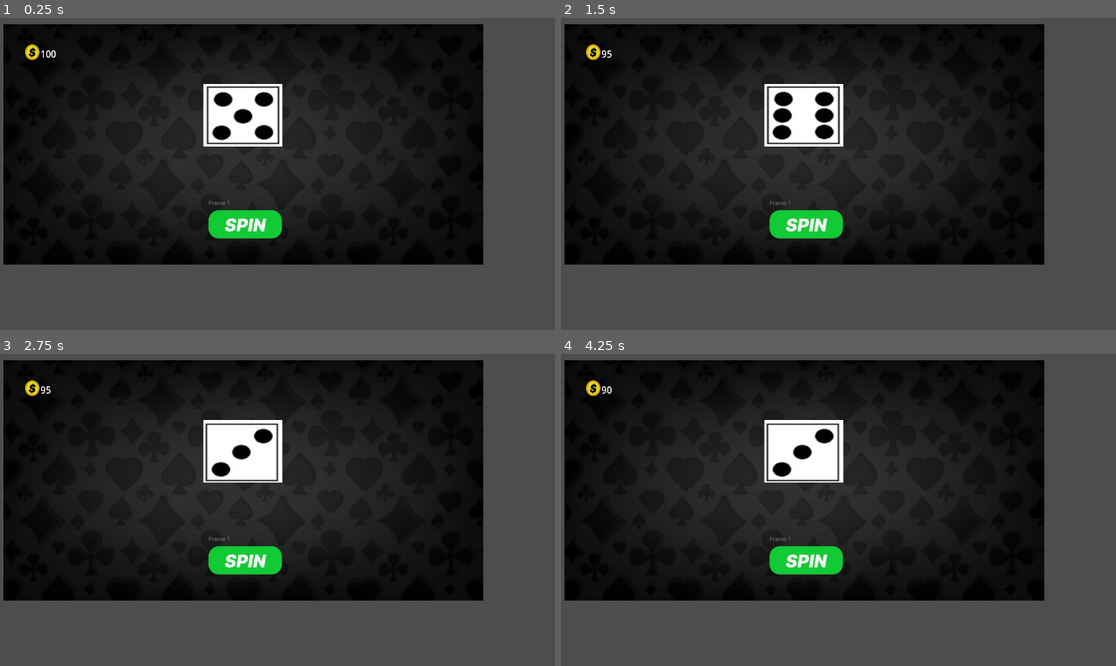
Above: before the commit, frames 1-4 (two rows, left to right).
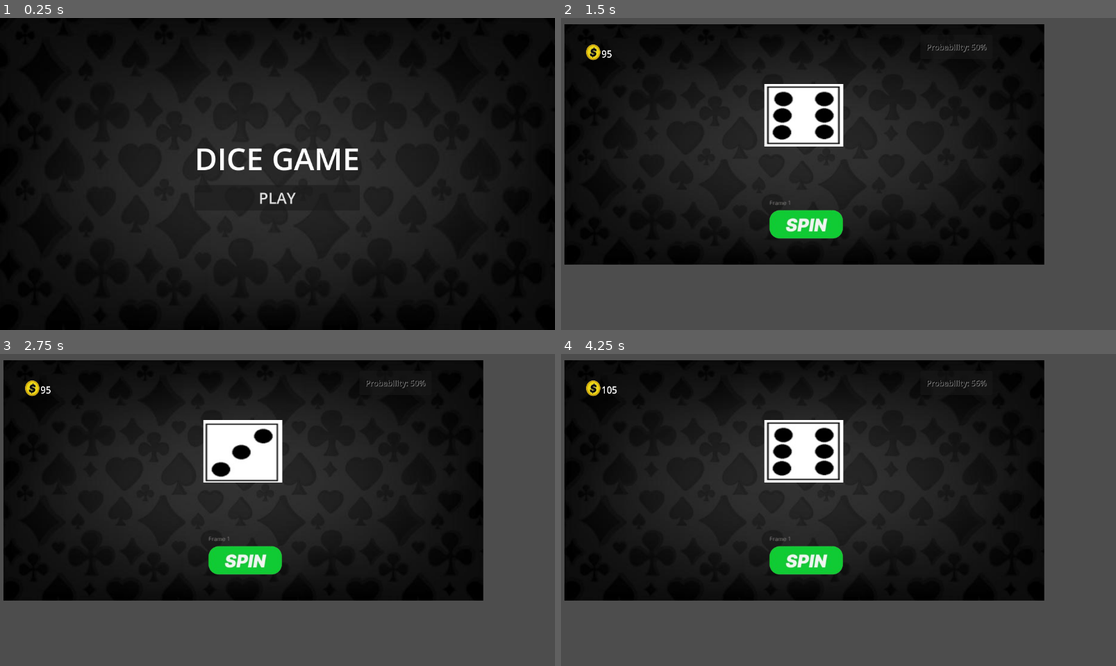
Above: after the commit, the same moments.

Repository: dredcake/diceee
Game: Godot game, scene res://homepage.tscn
Two runs of this game, one before a commit and one after it. Both use one fixed random seed, a clock stepped at 60 frames per second and the inputs below. Before the commit the project starts from res://dice_roll.tscn.
Inputs (mouse positions are in pixels of both pictures, inside the frame that each line leads up to):
- Up to frame 1 (0.25 s): no input
- Up to frame 2 (1.5 s): click (799, 205) at 0.52 s; click (799, 205) at 1.27 s
- Up to frame 3 (2.75 s): no input
- Up to frame 4 (4.25 s): click (799, 541) at 2.77 s; click (799, 541) at 3.52 s

The runs differ from the first frame. In frame 1, 41% of the frame differs, in the area x 0-100%, y 0-100%; in frame 2, 0.1%; in frame 3, 0.1%; in frame 4, 1.4%.

Commit message:
added probablity and home screen

Diff:
--- a/dice_roll.tscn
+++ b/dice_roll.tscn
@@ -93,4 +93,32 @@
 offset_bottom = 43.680008
 theme_override_font_sizes/font_size = 50
 
+[node name="ProbabilityBox" type="Panel" parent="."]
+offset_left = 750.0
+offset_top = 50.0
+offset_right = 900.0
+offset_bottom = 100.0
+modulate = Color(1, 1, 1, 0.9)
+
+[node name="Border" type="NinePatchRect" parent="ProbabilityBox"]
+layout_mode = 1
+anchors_preset = 15
+anchor_right = 1.0
+anchor_bottom = 1.0
+modulate = Color(0, 0.8, 0, 1)
+
+[node name="probLabel" type="Label" parent="ProbabilityBox"]
+layout_mode = 1
+anchors_preset = 15
+anchor_right = 1.0
+anchor_bottom = 1.0
+text = "Probability: 50%"
+theme_override_colors/font_color = Color(0, 0, 0, 1)
+theme_override_colors/font_shadow_color = Color(1, 1, 1, 0.5)
+theme_override_constants/shadow_offset_x = 1
+theme_override_constants/shadow_offset_y = 1
+theme_override_font_sizes/font_size = 16
+horizontal_alignment = 1
+vertical_alignment = 1
+
 [connection signal="pressed" from="TextureButton" to="." method="on_spin_pressed"]
--- /dev/null
+++ b/homepage.gd
@@ -0,0 +1,8 @@
+extends Control
+
+func _ready():
+	print("Homepage loaded")
+
+func _on_play_pressed():
+	print("Play button pressed - switching to game")
+	get_tree().change_scene_to_file("res://dice_roll.tscn")
--- /dev/null
+++ b/homepage.tscn
@@ -0,0 +1,47 @@
+[gd_scene load_steps=3 format=3 uid="uid://bvn2q5xh8qkml"]
+
+[ext_resource type="Script" path="res://homepage.gd" id="1_homepage"]
+[ext_resource type="Texture2D" uid="uid://chiivaf7x3pas" path="res://poker-and-casino-playing-card-black-background-vector.jpg" id="2_bg"]
+
+[node name="homepage" type="Control"]
+layout_mode = 3
+anchors_preset = 15
+anchor_right = 1.0
+anchor_bottom = 1.0
+script = ExtResource("1_homepage")
+
+[node name="bg" type="TextureRect" parent="."]
+layout_mode = 1
+anchors_preset = 15
+anchor_right = 1.0
+anchor_bottom = 1.0
+texture = ExtResource("2_bg")
+expand_mode = 1
+
+[node name="CenterContainer" type="CenterContainer" parent="."]
+layout_mode = 1
+anchors_preset = 15
+anchor_right = 1.0
+anchor_bottom = 1.0
+
+[node name="VBoxContainer" type="VBoxContainer" parent="CenterContainer"]
+layout_mode = 2
+alignment = 1
+
+[node name="title" type="Label" parent="CenterContainer/VBoxContainer"]
+layout_mode = 2
+text = "DICE GAME"
+theme_override_colors/font_color = Color(1, 1, 1, 1)
+theme_override_font_sizes/font_size = 64
+horizontal_alignment = 1
+
+[node name="HSeparator" type="HSeparator" parent="CenterContainer/VBoxContainer"]
+layout_mode = 2
+modulate = Color(1, 1, 1, 0)
+
+[node name="playBtn" type="Button" parent="CenterContainer/VBoxContainer"]
+layout_mode = 2
+text = "PLAY"
+theme_override_font_sizes/font_size = 32
+
+[connection signal="pressed" from="CenterContainer/VBoxContainer/playBtn" to="." method="_on_play_pressed"]
--- a/main.gd
+++ b/main.gd
@@ -3,10 +3,12 @@
 var money := 100
 var is_spinning := false
 var save_manager
+var current_probability := 50  # starts at 50%
 
 @onready var dice_anim = $AnimatedSprite2D
 @onready var spinBtn = $TextureButton
 @onready var coin_label = get_coin_label()
+@onready var prob_label = $ProbabilityBox/probLabel
 
 func _ready():
 	randomize()
@@ -22,6 +24,7 @@
 		print("SaveManager not found, using defaults")
 
 	update_coin_display()
+	update_probability_display()
 
 	# Always connect the button (the scene connection should work, but let's be sure)
 	print("Connecting spin button...")
@@ -69,8 +72,15 @@
 	var rolled_val = dice_anim.get_val()
 	print("Rolled: ", rolled_val)
 
-	# Apply winnings (no more losses since we already paid to roll)
-	if rolled_val >= 4:
+	# Check if player wins based on current probability
+	var random_chance = randi_range(1, 100)
+	var player_wins = random_chance <= current_probability
+
+	print("Random chance: ", random_chance, ", Current probability: ", current_probability, "%")
+	print("Player wins: ", player_wins)
+
+	# Apply winnings based on probability, not dice value
+	if player_wins:
 		money += 15  # Win 15 coins (net +10 after paying 5 to roll)
 		flash_label_color(Color.GREEN)
 		print("Win! +15 coins (net +10)")
@@ -78,6 +88,9 @@
 		# No additional loss - we already paid 5 to roll
 		flash_label_color(Color.RED)
 		print("Loss! No additional coins (already paid 5 to roll)")
+
+	# Generate new probability for next roll
+	generate_new_probability()
 
 	print("money now: ", money)
 	update_coin_display()
@@ -111,3 +124,15 @@
 
 func load_money() -> int:
 	return 100
+
+func update_probability_display():
+	if prob_label:
+		prob_label.text = "Probability: " + str(current_probability) + "%"
+
+	print("Probability display updated: ", current_probability, "%")
+
+func generate_new_probability():
+	# Generate random probability between 20% and 80%
+	current_probability = randi_range(20, 80)
+	print("New probability generated: ", current_probability, "%")
+	update_probability_display()
--- a/project.godot
+++ b/project.godot
@@ -11,6 +11,6 @@
 [application]
 
 config/name="dice"
-run/main_scene="res://dice_roll.tscn"
+run/main_scene="res://homepage.tscn"
 config/features=PackedStringArray("4.5", "Forward Plus")
 config/icon="res://icon.svg"
Not shown, added: homepage.gd.uid
